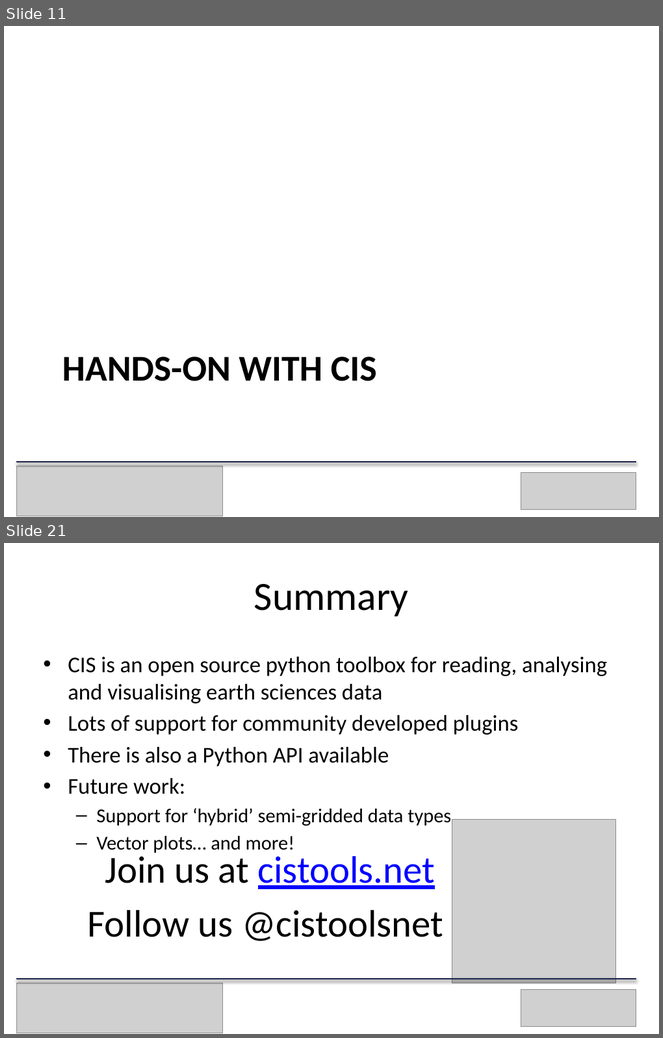
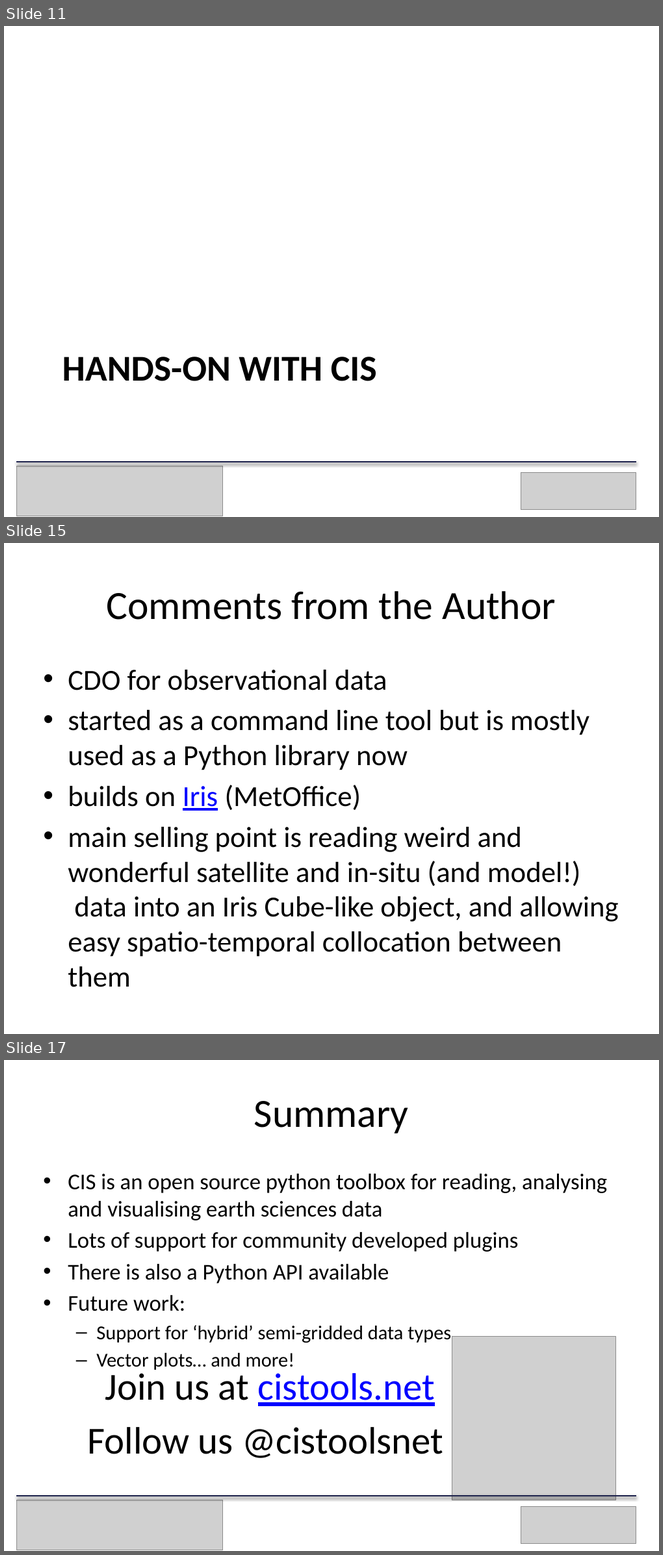
Before and after one commit to cehbrecht/cistools-at-tgif-march-2019, a slide deck: cistools-talk.pptx. Shown one above the other, each under a label of ours: slides 11 and 21 before the commit, slides 11, 15 and 17 after it; the slides between them are not shown. The pictures are 663x1038 and 663x1555 pixels, drawn with LibreOffice and Linux fonts; fonts in the diff are those of the drawing; grey boxes stand for pictures. Boxes give left, top, right and bottom in pixels: in the first picture for what was removed or moved away, otherwise in the second. Text is boxed around its words. In the diff, an @@ line names an element or a change of style, - is before the commit and + after.

```diff
--- a/cistools-talk.pptx
+++ b/cistools-talk.pptx
@@ slide 15 added at bbox=[4, 543, 659, 1034], background #FFFFFF @@
@@ title added at bbox=[107, 591, 556, 620], 44 pt, text #000000 @@
+Comments from the Author
@@ text added at bbox=[68, 670, 618, 988], 32 pt, text #000000 @@
+• CDO for observational data
+• started as a command line tool but is mostly used as a Python library now
+• builds on Iris (MetOffice)
+• main selling point is reading weird and wonderful satellite and in-situ (and model!) data into an Iris Cube-like object, and allowing easy spatio-temporal collocation between them
@@ what was slide 21 is now slide 17 @@
```
Also in this commit, not shown: 7 slides changed, 3 other slides added, 1 slide removed.
